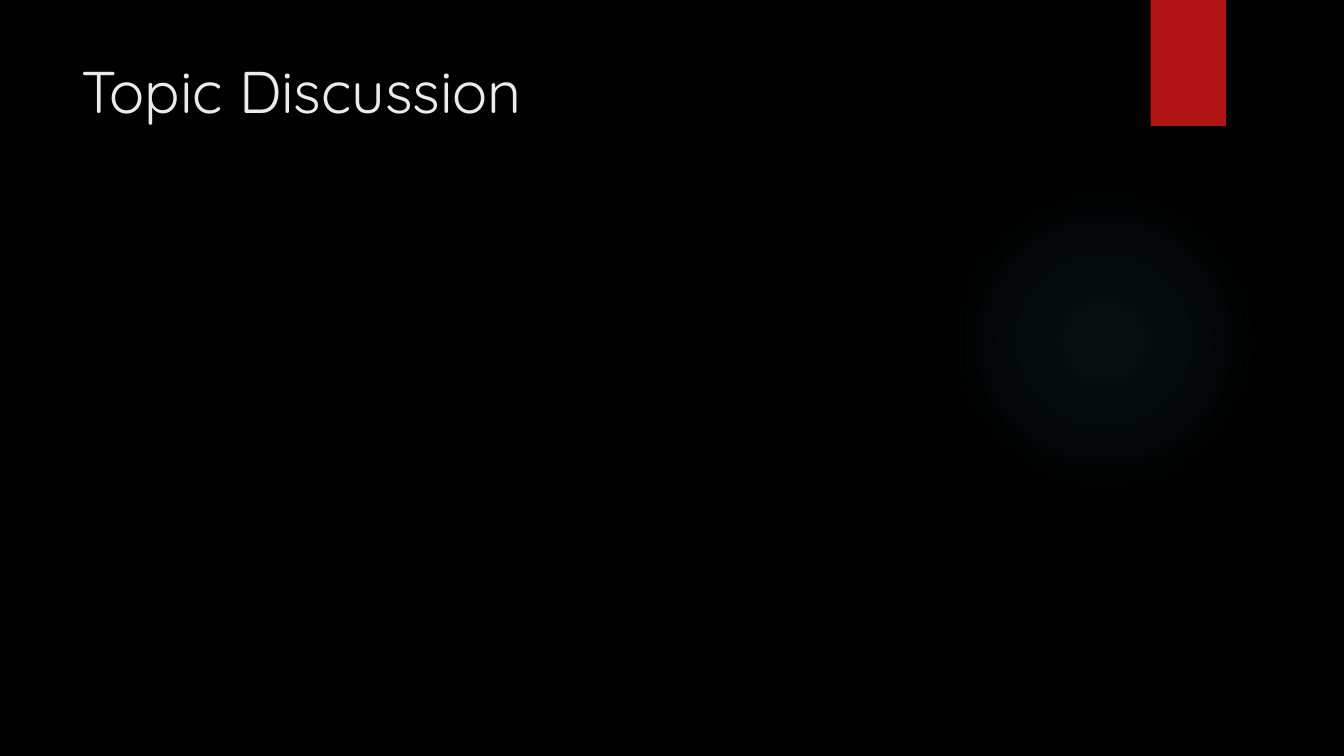
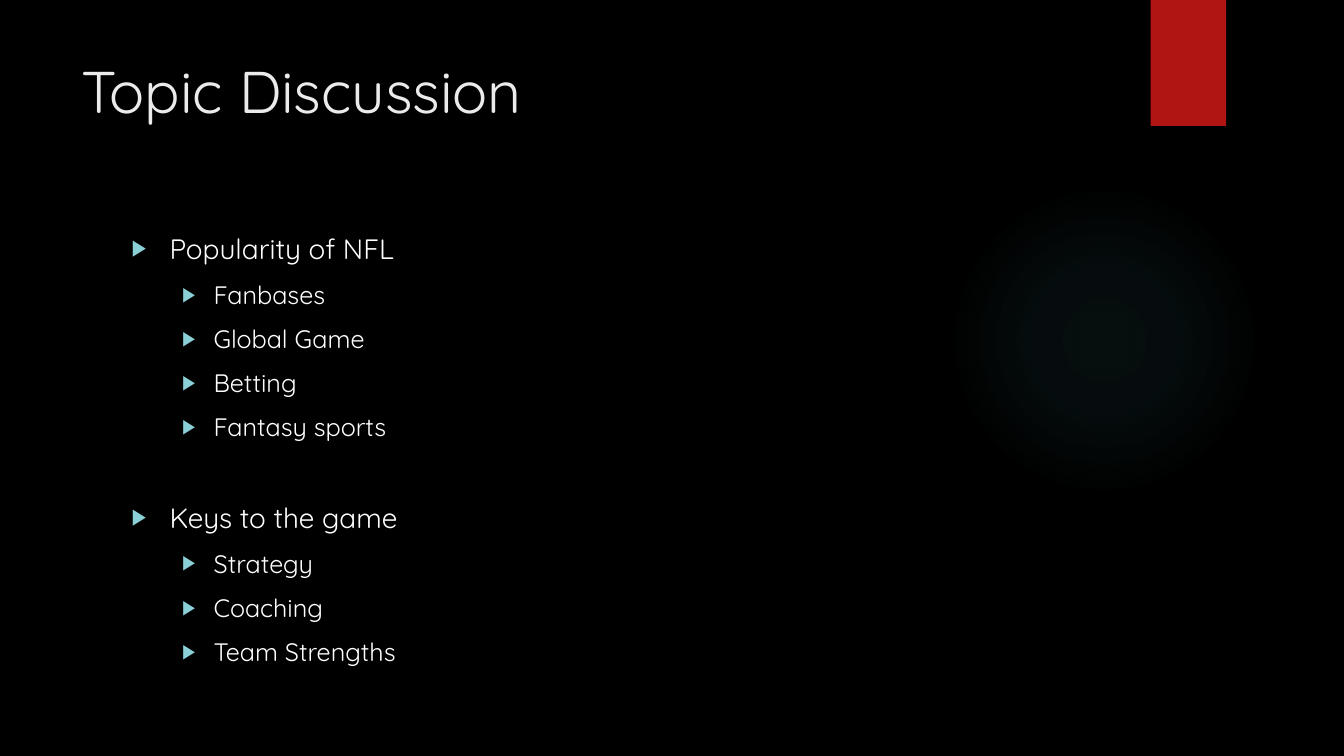
Before and after one commit to SKuczynski17/Group-1-Final-Project, a slide deck: slide 3 of Predicting the NFL Game Winner Presentation.pptx. Drawn at 1344x756 pixels with LibreOffice and Linux fonts; fonts in the diff are those of the drawing; background and template pictures are left out. Boxes give left, top, right and bottom in pixels: in the first picture for what was removed or moved away, otherwise in the second. Text is boxed around its words. In the diff, an @@ line names an element or a change of style, - is before the commit and + after.

```diff
--- a/Predicting the NFL Game Winner Presentation.pptx
+++ b/Predicting the NFL Game Winner Presentation.pptx
@@ text added at box(170, 238, 397, 666), 18 pt, text #FFFFFF @@
+▶ Popularity of NFL
+  ▶ Fanbases
+  ▶ Global Game
+  ▶ Betting
+  ▶ Fantasy sports
+▶ Keys to the game
+  ▶ Strategy
+  ▶ Coaching
+  ▶ Team Strengths
```
Also in this commit, not shown: 3 other slides changed, 2 slides added, 1 other file.
